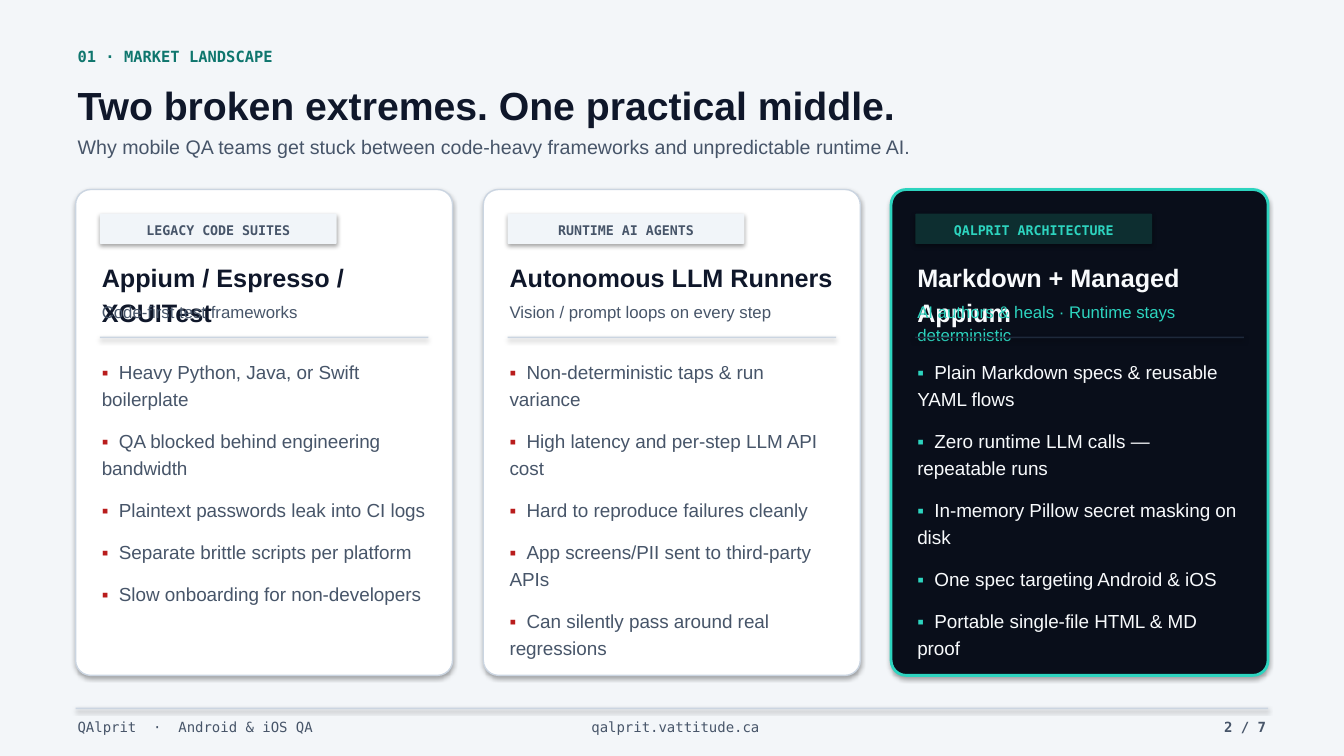
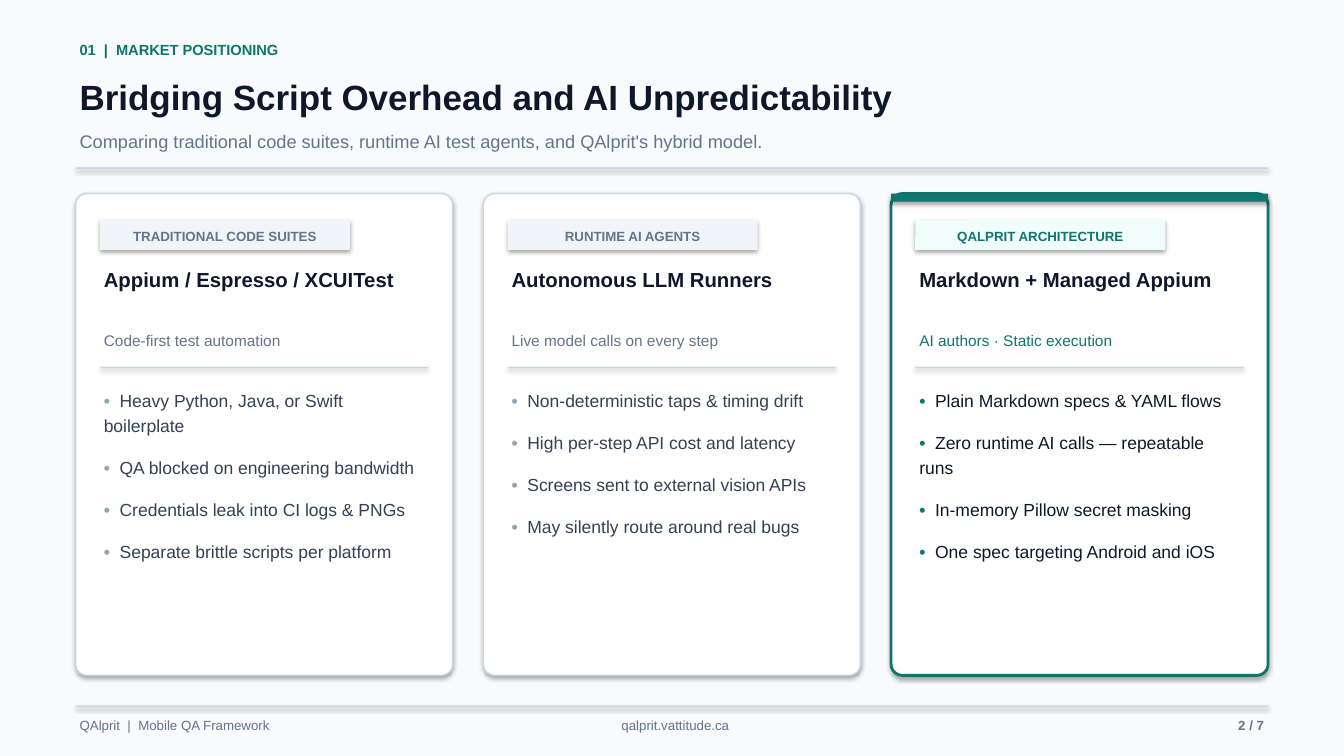
Before and after one commit to vattitude-me/QAlprit, a slide deck: slide 2 of docs/QAlprit-Overview.pptx. Drawn at 1344x756 pixels with LibreOffice and Linux fonts; fonts in the diff are those of the drawing. Boxes give left, top, right and bottom in pixels: in the first picture for what was removed or moved away, otherwise in the second. Text is boxed around its words. In the diff, an @@ line names an element or a change of style, - is before the commit and + after.

Commit message:
docs: refine overview deck typography, palette, and zero-overlap layout

```diff
--- a/docs/QAlprit-Overview.pptx
+++ b/docs/QAlprit-Overview.pptx
@@ background #F3F6F9 to #F8FAFC @@
@@ text at (80, 44, 279, 55): text changed; size 11 to 10.5 pt; font DejaVu Sans Mono to Arial @@
-01 · MARKET LANDSCAPE
+01 | MARKET POSITIONING
@@ text at (80, 84, 892, 116): text changed; size 28 to 25 pt @@
-Two broken extremes. One practical middle.
+Bridging Script Overhead and AI Unpredictability
@@ text at (80, 135, 763, 152): text changed; size 14 to 13 pt; text colour #475569 to #64748B @@
-Why mobile QA teams get stuck between code-heavy frameworks and unpredictable runtime AI.
+Comparing traditional code suites, runtime AI test agents, and QAlprit's hybrid model.
@@ rectangle added at (76, 167, 1268, 169), fill #CBD5E1 @@
@@ rounded rectangle: place and size @@
-rounded rectangle at (76, 190, 453, 676)
+rounded rectangle at (76, 194, 453, 676)
@@ rounded rectangle: place and size @@
-rounded rectangle at (483, 190, 860, 676)
+rounded rectangle at (483, 194, 860, 676)
@@ rounded rectangle: place and size @@
-rounded rectangle at (891, 190, 1268, 676)
+rounded rectangle at (891, 194, 1268, 676)
@@ rounded rectangle at (891, 194, 1268, 676): fill #090E1A to #FFFFFF; outline #2DD4BF 2 pt to #0F766E 2 pt; proportions changed @@
@@ rectangle added at (891, 194, 1268, 202), fill #0F766E @@
@@ proportions changed in 4 elements at (76, 194, 453, 676), (483, 194, 860, 676), (508, 220, 758, 250), (100, 220, 350, 250) @@
@@ rounded rectangle: place and size @@
-rounded rectangle at (100, 214, 337, 244)
+rounded rectangle at (100, 220, 350, 250)
@@ text at (133, 232, 316, 241): text changed; font DejaVu Sans Mono to Arial; text colour #475569 to #64748B @@
-LEGACY CODE SUITES
+TRADITIONAL CODE SUITES
@@ text "RUNTIME AI AGENTS" at (565, 232, 700, 241): font DejaVu Sans Mono to Arial, text colour #475569 to #64748B; line spacing 1.15 to 1.18 @@
@@ rounded rectangle: place and size @@
-rounded rectangle at (508, 214, 745, 244)
+rounded rectangle at (508, 220, 758, 250)
@@ text "QALPRIT ARCHITECTURE" at (957, 231, 1124, 244): font DejaVu Sans Mono to Arial, text colour #2DD4BF to #0F766E; line spacing 1.15 to 1.18 @@
@@ rounded rectangle: place and size @@
-rounded rectangle at (915, 214, 1152, 244)
+rounded rectangle at (915, 220, 1166, 250)
@@ rounded rectangle at (915, 220, 1166, 250): fill #0D2E30 to #F0FDFA; proportions changed @@
@@ text "Appium / Espresso / XCUITest" at (104, 272, 394, 292): size 18 to 14.5 pt; line spacing 1.15 to 1.18 @@
@@ text "Autonomous LLM Runners" at (512, 273, 772, 288): size 18 to 14.5 pt; line spacing 1.15 to 1.18 @@
@@ text "Markdown + Managed Appium" at (919, 272, 1212, 292): size 18 to 14.5 pt, text colour #F8FAFC to #0F172A; line spacing 1.15 to 1.18 @@
@@ text at (104, 335, 280, 346): text changed; size 12 to 11 pt; text colour #475569 to #64748B @@
-Code-first test frameworks
+Code-first test automation
@@ text at (512, 335, 718, 349): text changed; size 12 to 11 pt; text colour #475569 to #64748B @@
-Vision / prompt loops on every step
+Live model calls on every step
@@ text at (919, 335, 1112, 346): text changed; size 12 to 11 pt; text colour #2DD4BF to #0F766E @@
-AI authors & heals · Runtime stays deterministic
+AI authors · Static execution
@@ 3 rectangles: place and size @@
-3 rectangles at (100, 337, 1244, 338)
+3 rectangles at (100, 367, 1244, 368)
@@ rectangle at (915, 367, 1244, 368): fill #1E293B to #CBD5E1 @@
@@ text at (104, 394, 414, 562): text changed; size 13.5 to 12.5 pt; text colour #475569 to #334155 @@
-▪ Heavy Python, Java, or Swift boilerplate
-▪ QA blocked behind engineering bandwidth
-▪ Plaintext passwords leak into CI logs
-▪ Separate brittle scripts per platform
-▪ Slow onboarding for non-developers
+• Heavy Python, Java, or Swift boilerplate
+• QA blocked on engineering bandwidth
+• Credentials leak into CI logs & PNGs
+• Separate brittle scripts per platform
@@ text at (527, 394, 806, 537): text changed; size 13.5 to 12.5 pt; text colour #475569 to #334155 @@
-▪ Non-deterministic taps & run variance
-▪ High latency and per-step LLM API cost
-▪ Hard to reproduce failures cleanly
-▪ App screens/PII sent to third-party APIs
-▪ Can silently pass around real regressions
+• Non-deterministic taps & timing drift
+• High per-step API cost and latency
+• Screens sent to external vision APIs
+• May silently route around real bugs
@@ text at (919, 394, 1221, 562): text changed; size 13.5 to 12.5 pt; text colour #F8FAFC to #0F172A @@
-▪ Plain Markdown specs & reusable YAML flows
-▪ Zero runtime LLM calls — repeatable runs
-▪ In-memory Pillow secret masking on disk
-▪ One spec targeting Android & iOS
-▪ Portable single-file HTML & MD proof
+• Plain Markdown specs & YAML flows
+• Zero runtime AI calls — repeatable runs
+• In-memory Pillow secret masking
+• One spec targeting Android and iOS
@@ text "qalprit.vattitude.ca" at (621, 720, 729, 733): size 10 to 9.5 pt, font DejaVu Sans Mono to Arial, text colour #475569 to #64748B; line spacing 1.15 to 1.18 @@
@@ text "2 / 7" at (1238, 721, 1264, 730): size 10 to 9.5 pt, font DejaVu Sans Mono to Arial, text colour #475569 to #64748B; line spacing 1.15 to 1.18 @@
@@ text "2 / 7": place and size @@
-text "2 / 7" at (1224, 721, 1266, 732)
+text "2 / 7" at (1238, 721, 1264, 730)
@@ text at (80, 720, 269, 733): text changed; size 10 to 9.5 pt; font DejaVu Sans Mono to Arial; text colour #475569 to #64748B @@
-QAlprit · Android & iOS QA
+QAlprit | Mobile QA Framework
```
Also in this commit, not shown: 6 other slides changed.
